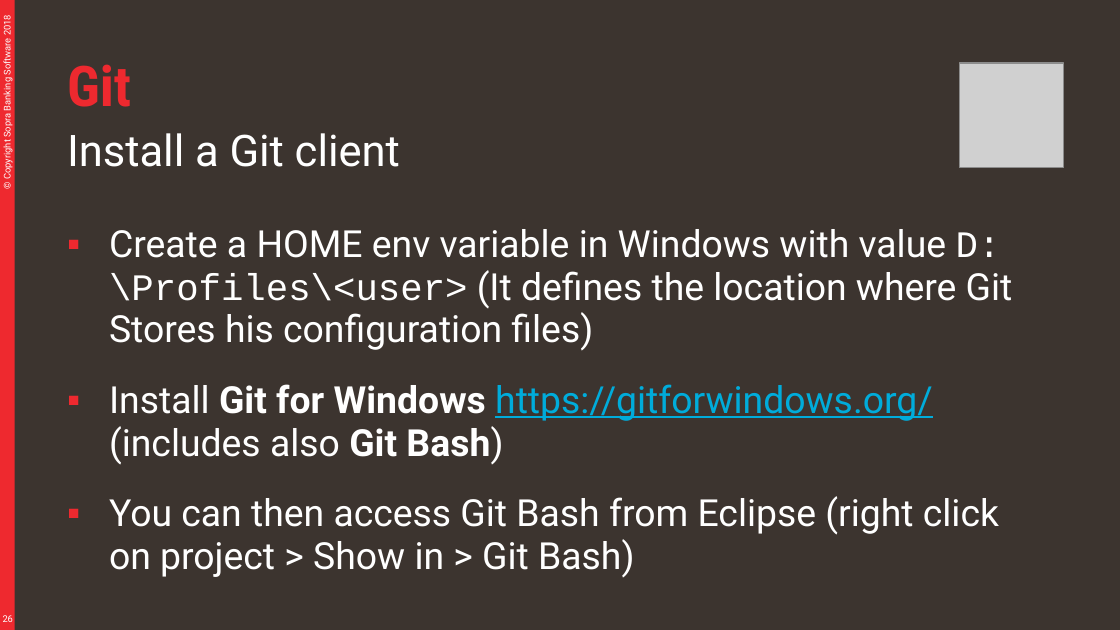
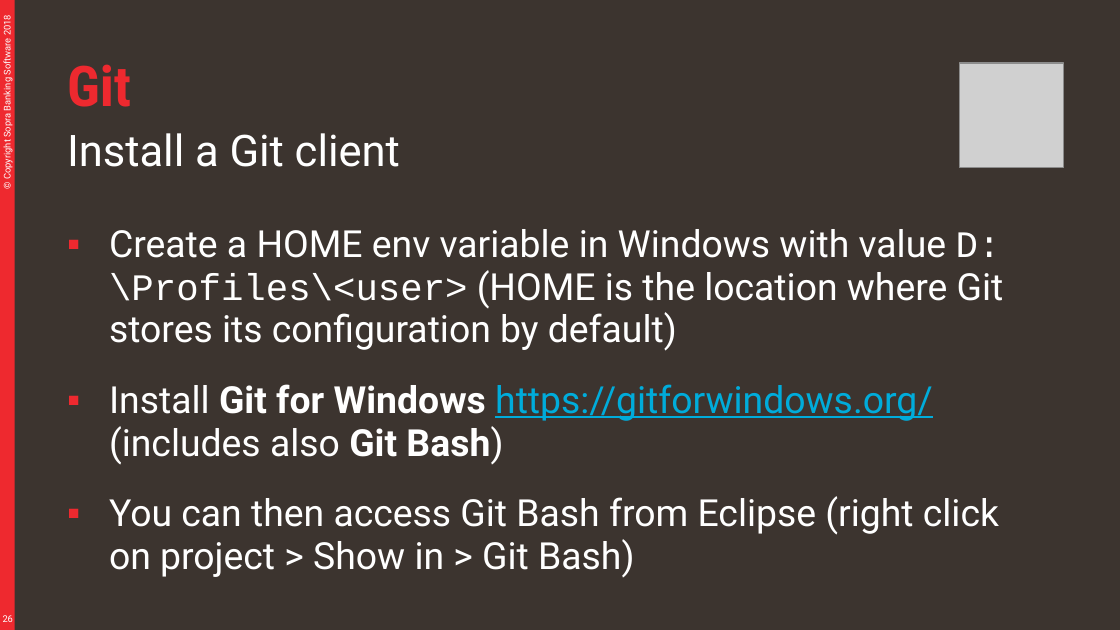
Before and after one commit to divesh979/murari, a slide deck: slide 26 of material/Git.pptx. Drawn at 1120x630 pixels with LibreOffice and Linux fonts; fonts in the diff are those of the drawing; grey boxes stand for pictures. Boxes give left, top, right and bottom in pixels: in the first picture for what was removed or moved away, otherwise in the second. Text is boxed around its words. In the diff, an @@ line names an element or a change of style, - is before the commit and + after.

```diff
--- a/material/Git.pptx
+++ b/material/Git.pptx
@@ text at [109,229,1004,351]: text changed @@
-▪ Create a HOME env variable in Windows with value D:\Profiles\<user> (It defines the location where Git Stores his configuration files)
+▪ Create a HOME env variable in Windows with value D:\Profiles\<user> (HOME is the location where Git stores its configuration by default)
```
Also in this commit, not shown: 17 other slides changed, 3 slides added, 2 other files.
